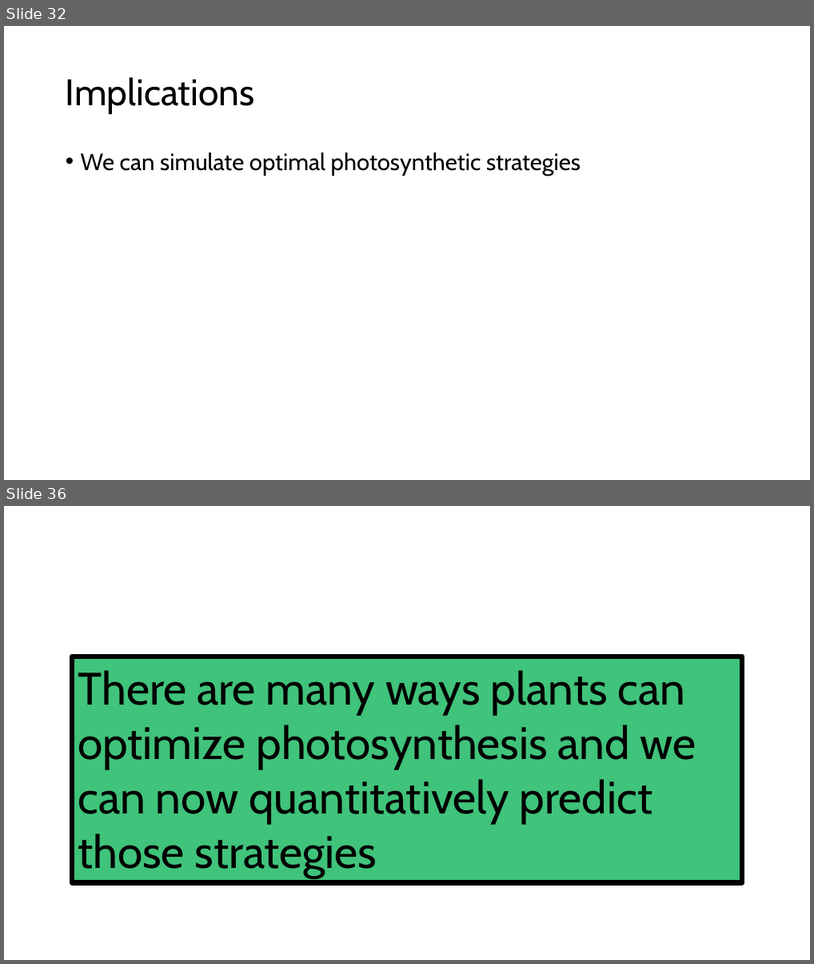
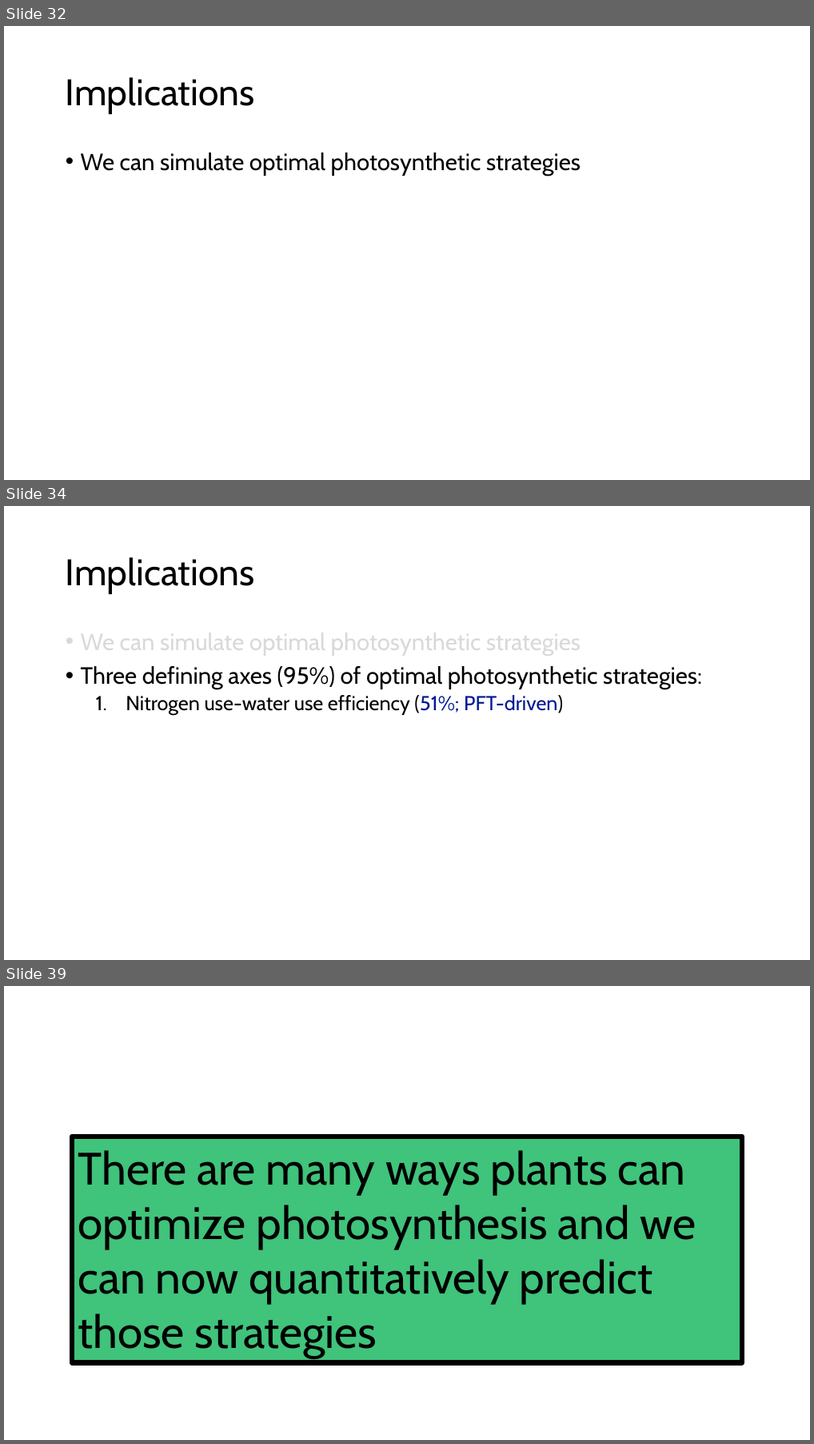
Before and after one commit to SmithEcophysLab/esa_2026, a slide deck: src/esa2026_optphoto_smith.pptx. Shown one above the other, each under a label of ours: slides 32 and 36 before the commit, slides 32, 34 and 39 after it; the slides between them are not shown. The pictures are 814x964 and 814x1444 pixels, drawn with LibreOffice and Linux fonts; fonts in the diff are those of the drawing. Boxes give left, top, right and bottom in pixels: in the first picture for what was removed or moved away, otherwise in the second. Text is boxed around its words. In the diff, an @@ line names an element or a change of style, - is before the commit and + after.

```diff
--- a/src/esa2026_optphoto_smith.pptx
+++ b/src/esa2026_optphoto_smith.pptx
@@ slide 34 added at [4,506,810,960], background #FFFFFF @@
@@ title added at [66,557,255,594], 44 pt, text #000000 @@
+Implications
@@ text added at [81,628,702,715], 28 pt, text #000000 @@
+• We can simulate optimal photosynthetic strategies
+• Three defining axes (95%) of optimal photosynthetic strategies:
+  1. Nitrogen use-water use efficiency (51%; PFT-driven)
@@ what was slide 36 is now slide 39 @@
```
Also in this commit, not shown: 6 slides changed, 2 other slides added, 1 other file.
